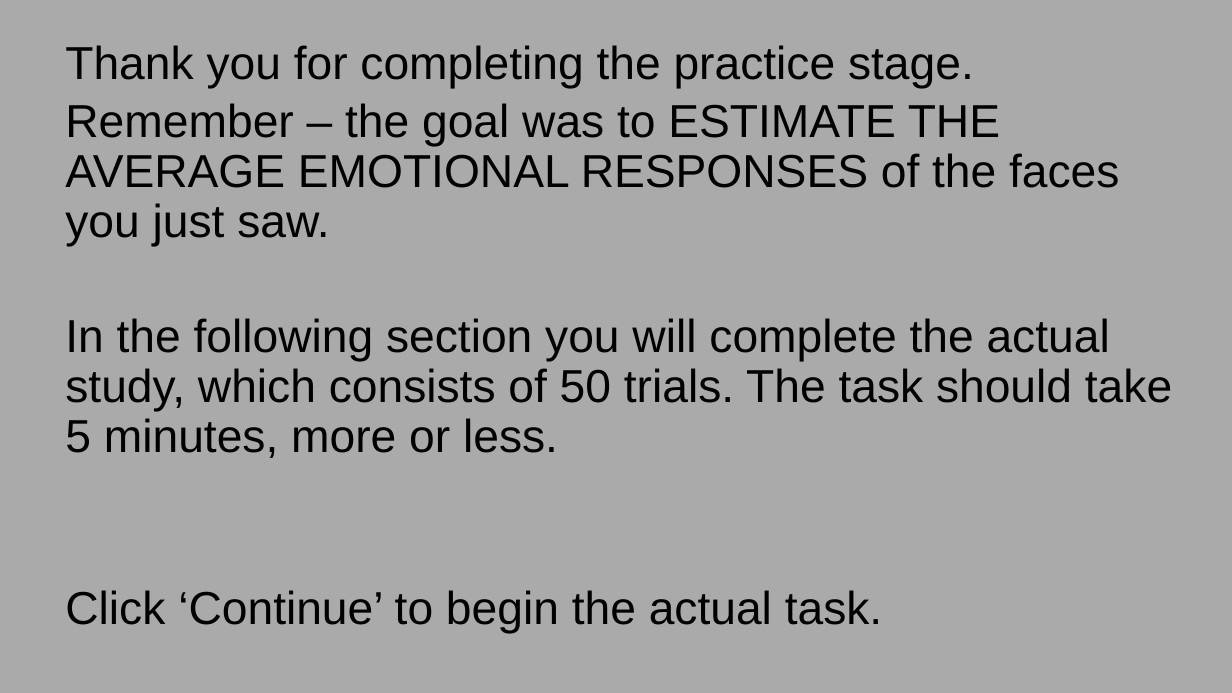
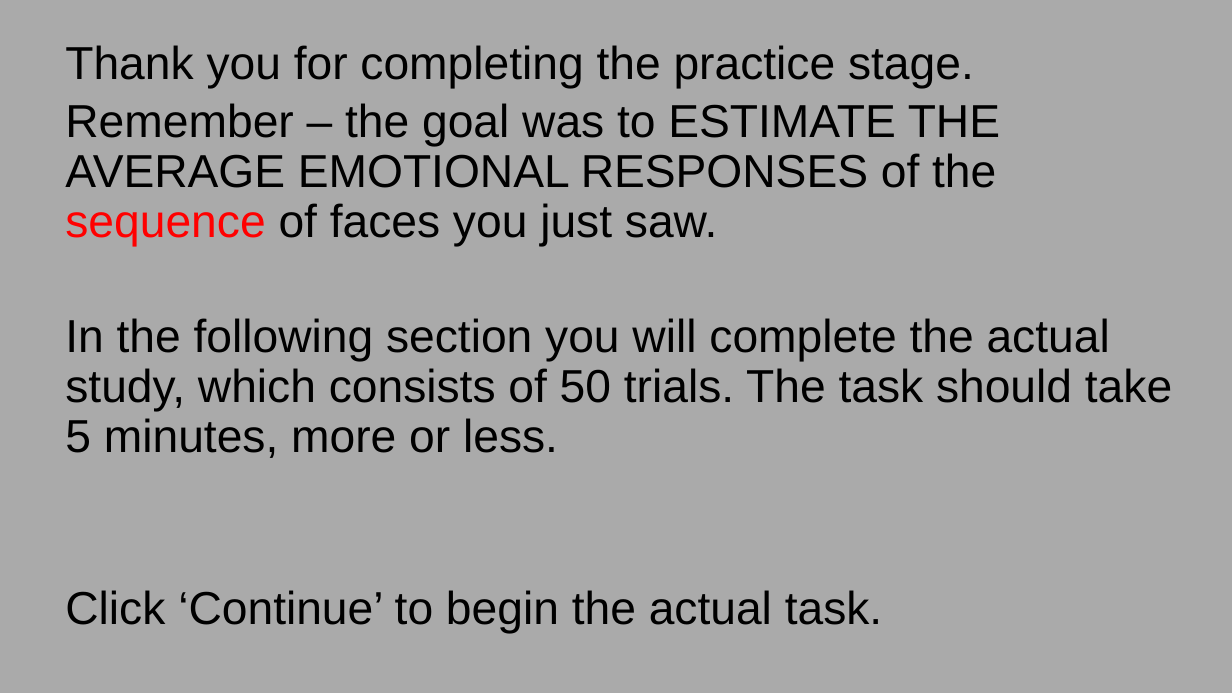
Before and after one commit to GoldenbergLab/task-sequential-faces-emotion-estimation, a slide deck: slide 7 of img/ins/instructions1.4.19.pptx. Drawn at 1232x693 pixels with LibreOffice and Linux fonts; fonts in the diff are those of the drawing. Boxes give left, top, right and bottom in pixels: in the first picture for what was removed or moved away, otherwise in the second. Text is boxed around its words. In the diff, an @@ line names an element or a change of style, - is before the commit and + after.

```diff
--- a/img/ins/instructions1.4.19.pptx
+++ b/img/ins/instructions1.4.19.pptx
@@ text at (65, 103, 1000, 246): text changed @@
-Remember – the goal was to ESTIMATE THE AVERAGE EMOTIONAL RESPONSES of the faces you just saw.
+Remember – the goal was to ESTIMATE THE AVERAGE EMOTIONAL RESPONSES of the sequence of faces you just saw.
```
Also in this commit, not shown: 6 other slides changed, 20 other files.
